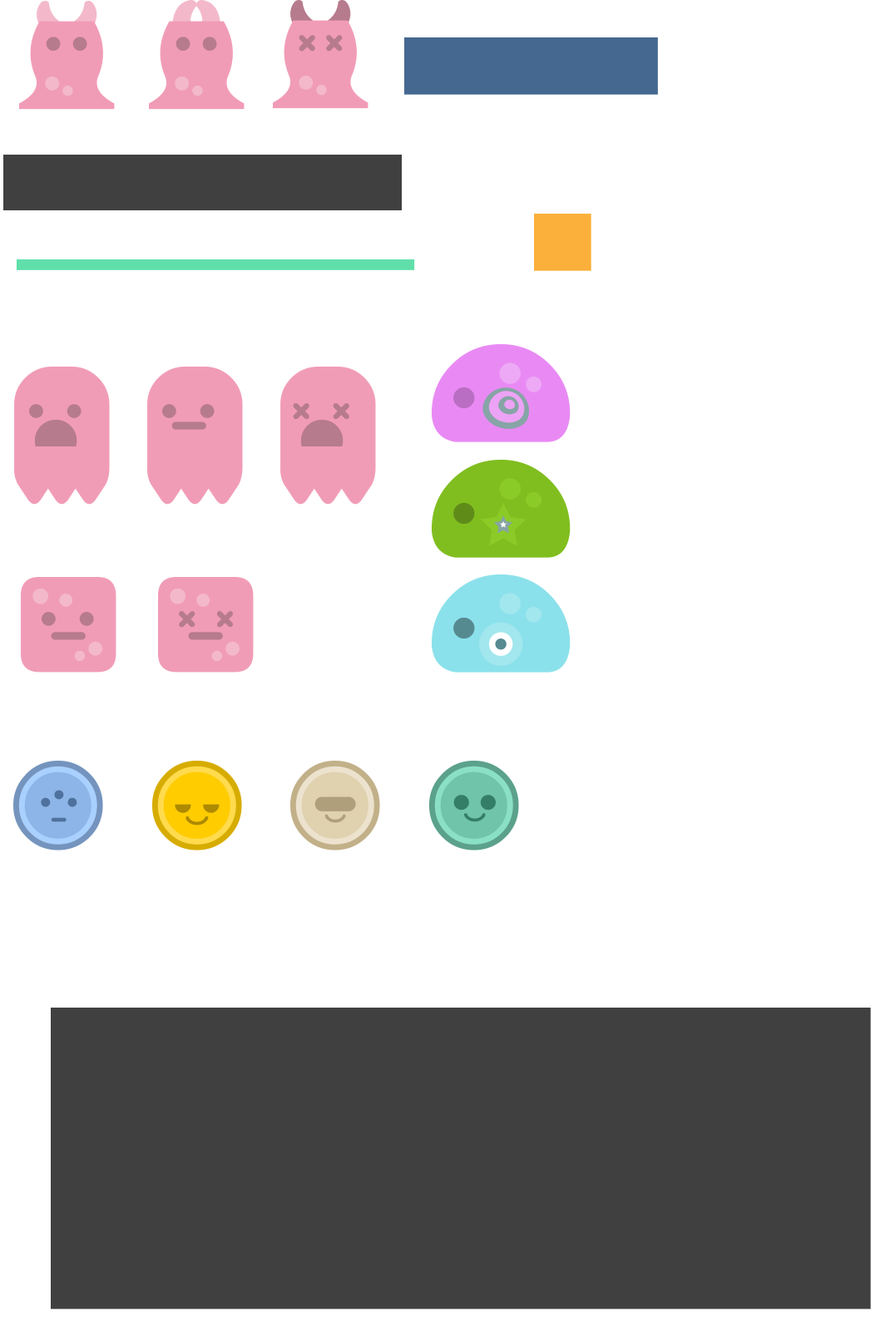
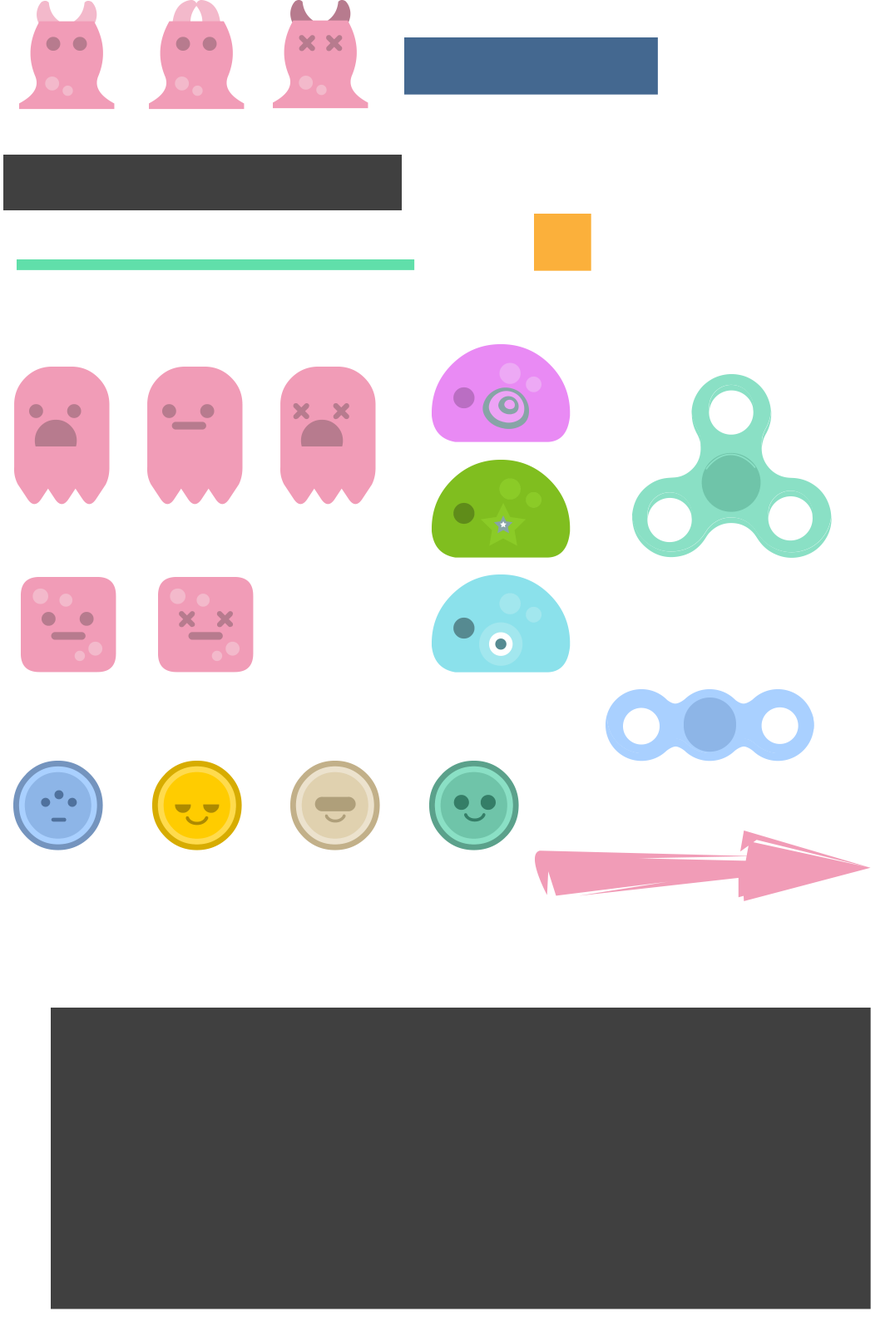
Before/after of a w=895, h=1331 layered artwork. What changed in the layer stack:
painted on "Ground" over [534, 374, 871, 902]
